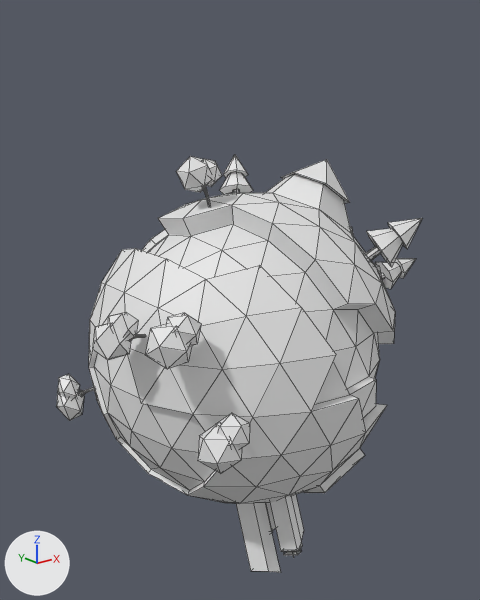
An edit to the FBX model Assets/Models/Planet.fbx, drawn before and after from the same camera.
Rendered twice from a 50 mm camera at (-2.57, -3.18, 1.59) aimed at (0.0, 0.03, 0.31). Every picture has the same lights, and +X, +Y and +Z are marked at lower left. Mesh edges are drawn as thin lines. Where no turn or scale is listed for an object, it has been applied to the vertices.
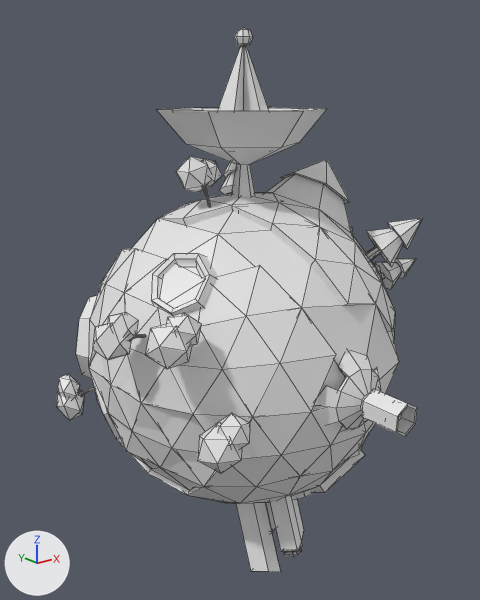
Location of each change, [x1, y1, x2, y2] in pixels of the pictures (480 x 600 px):
'Moon', added
    after: [76, 211, 399, 500]
'Antenna', added
    after: [157, 27, 327, 165]
'ThrusterRight', added
    after: [317, 352, 417, 436]
'Base', added
    after: [232, 165, 255, 197]

What changed in the scene script:
```text
Add me_torus_001:
    me_torus_001.from_pydata(...)  # 182 vertices, 225 faces; spans x -0.96..1.04, y -1.0..1.0, z -1.0..1.0
Add me_cube_002:
    me_cube_002.from_pydata(...)  # a box spanning x -0.174..0.174, y -0.174..0.174, z 0.919..0.958; a 6-sided cut cone along z (radius 0.082 at the low end, 0.036 at the high end) spanning x -0.071..0.071, y -0.082..0.082, z 0.946..1.193
Add me_cylinder_003:
    me_cylinder_003.from_pydata(...)  # 65 vertices, 73 faces; spans x -0.442..0.442, y -0.51..0.51, z 1.176..1.943
Add me_cylinder_002:
    me_cylinder_002.from_pydata(...)  # 114 vertices, 104 faces; spans x -0.255..0.255, y -1.322..-0.896, z -0.258..0.258
Add ob_moon:
    ob_moon = bpy.data.objects.new('Moon', me_torus_001)
    ob_moon.location = (0.0, 0.0, 0.0)
Add ob_base:
    ob_base = bpy.data.objects.new('Base', me_cube_002)
    ob_base.location = (0.0, 0.0, 0.0)
Add ob_antenna:
    ob_antenna = bpy.data.objects.new('Antenna', me_cylinder_003)
    ob_antenna.location = (0.0, 0.0, 0.0)
Add ob_thrusterright:
    ob_thrusterright = bpy.data.objects.new('ThrusterRight', me_cylinder_002)
    ob_thrusterright.location = (0.0, 0.0, 0.0)
```
